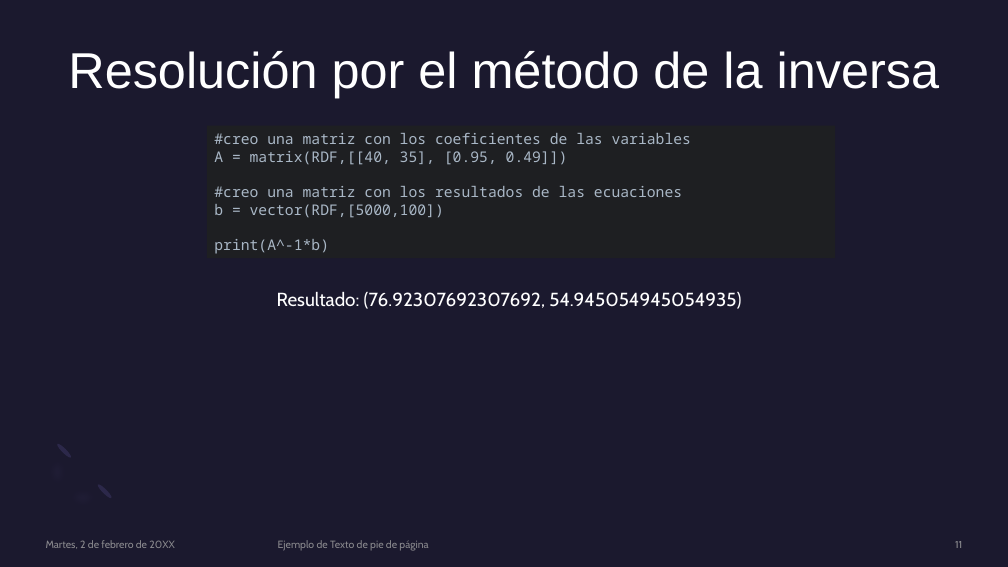
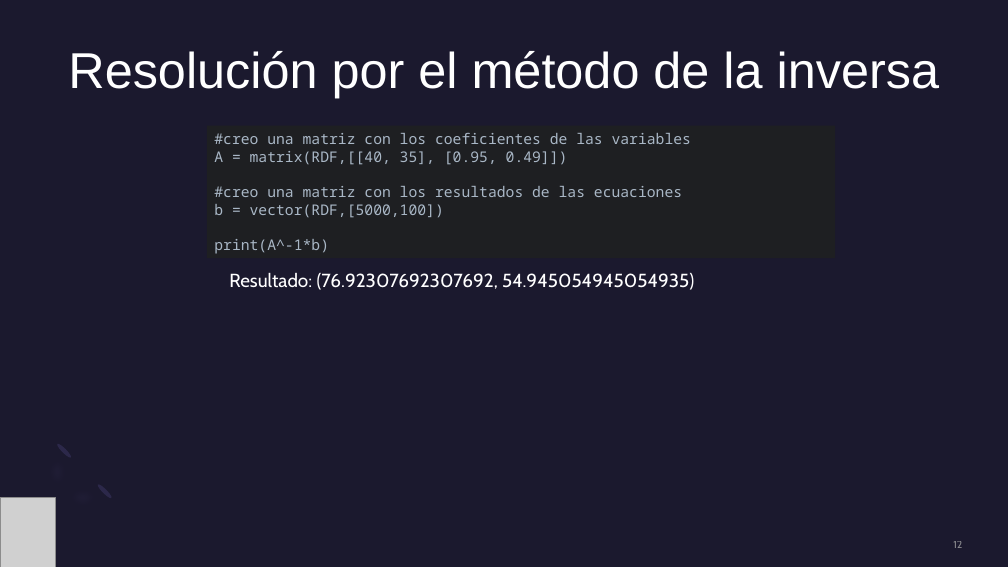
Before and after one commit to marcelo9987/Universidad, a slide deck: slide 12 of C1 S2 Cálculo/tarea3/presentacion.pptx (slide 11 before the commit). Drawn at 1008x567 pixels with LibreOffice and Linux fonts; fonts in the diff are those of the drawing; grey boxes stand for pictures. Boxes give left, top, right and bottom in pixels: in the first picture for what was removed or moved away, otherwise in the second. Text is boxed around its words. In the diff, an @@ line names an element or a change of style, - is before the commit and + after.

```diff
--- a/C1 S2 Cálculo/tarea3/presentacion.pptx
+++ b/C1 S2 Cálculo/tarea3/presentacion.pptx
@@ text "Resultado: (76.92307692307692, 54.945054945054935)": place and size @@
-text "Resultado: (76.92307692307692, 54.945054945054935)" at [277, 292, 741, 309]
+text "Resultado: (76.92307692307692, 54.945054945054935)" at [229, 273, 694, 290]
@@ picture added at [0, 498, 56, 567] @@
@@ text removed at [46, 540, 174, 549] @@
-Martes, 2 de febrero de 20XX
@@ text removed at [278, 540, 428, 551] @@
-Ejemplo de Texto de pie de página
@@ page number at [953, 541, 962, 548]: text changed @@
-11
+12
```
Also in this commit, not shown: 11 other slides changed, 7 slides added, 6 slides removed, 49 other files.
